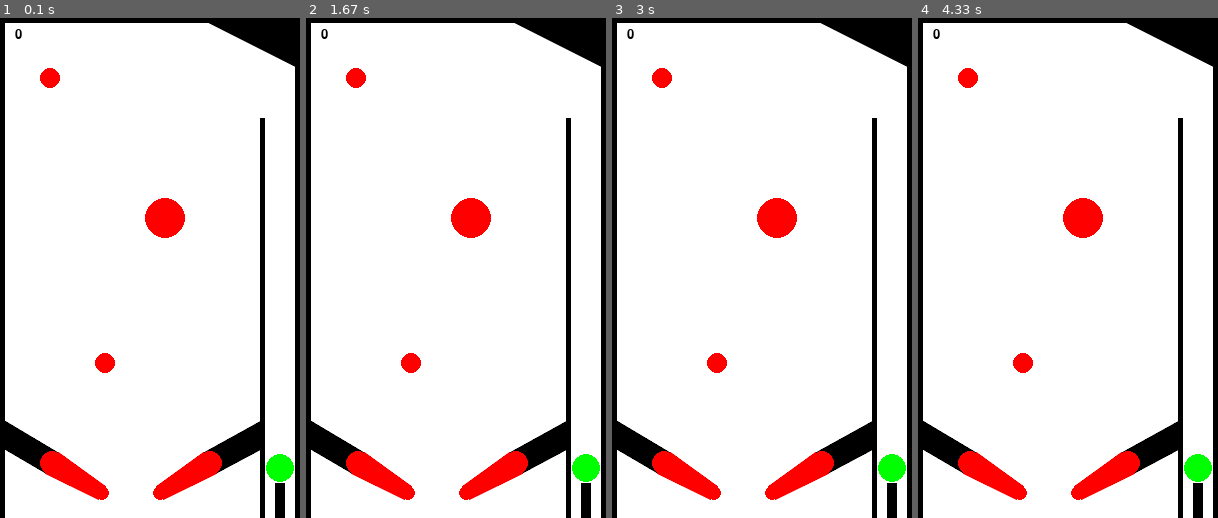
Above: before the commit, frames 1-4 (left to right).
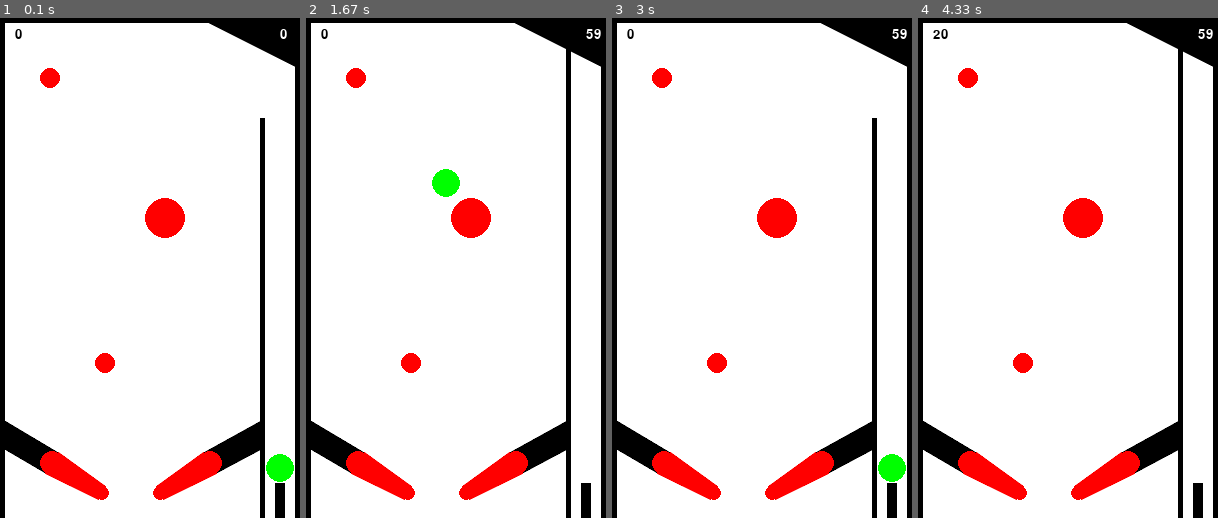
Above: after the commit, the same moments.

Repository: leordsong/pygame-pinball
Game: pygame game, started from pinball/__main__.py
The game is run twice, just before and just after one commit, with the same random seed, the same clock (stepped at 60 frames per second) and the same inputs.
Inputs (mouse positions are in pixels of both pictures, inside the frame that each line leads up to):
- Up to frame 1 (0.1 s): no input
- Up to frame 2 (1.67 s): click (552, 253) at 0.38 s; press the mouse at (552, 253) at 0.7 s; move the mouse to (558, 348) at 0.8 s; release the mouse at (564, 443) at 0.93 s; tap Z at 1 s; press the mouse at (552, 253) at 1.37 s; move the mouse to (498, 218) at 1.47 s; release the mouse at (447, 183) at 1.6 s
- Up to frame 3 (3 s): click (876, 458) at 1.75 s; tap F5 at 2.5 s; press the mouse at (858, 253) at 2.87 s; move the mouse to (816, 253) at 2.97 s
- Up to frame 4 (4.33 s): release the mouse at (1080, 248) at 3.1 s; press the mouse at (1164, 253) at 3.2 s; move the mouse to (1170, 318) at 3.3 s; release the mouse at (1176, 383) at 3.43 s; click (975, 453) at 3.55 s

The runs differ from the first frame. In frame 1, less than 0.1% of the frame differs, in the area x 93-96%, y 2-5%; in frame 2, 1.1%, in the area x 42-99%, y 2-93%; in frame 3, less than 0.1%; in frame 4, 0.8%.

Commit message:
Improve engine

Diff:
--- a/engine/Entity.py
+++ b/engine/Entity.py
@@ -52,6 +52,8 @@
 
     def revert(self):
         self.velocity = self._prev_velocity
+        self.transform.revert()
+        self.shape.update()
 
     def reset(self):
         pass
--- a/engine/PhysicsEngine.py
+++ b/engine/PhysicsEngine.py
@@ -1,7 +1,4 @@
-from enum import Enum
-
 from engine.Entity import Entity
-from engine.shapes import Shape
 
 
 class Contact:
@@ -12,19 +9,21 @@
         self.restitution = max(body_a.material.restitution, body_b.material.restitution)
 
     def resolve(self, delta_t):
+        t = 0
+        for i in range(1, 1001):
+            t = delta_t * i / 1000
+            self.body_a.update(t)
+            if self.body_a.collide(self.body_b):
+                break
+
         normal = self.body_a.get_contact_normal(self.body_b)
         if normal is None:
+            print("Cannot get normal for ", self.body_b.name)
             return
         delta_v = (-1 - self.restitution) * self.body_a.velocity.dot(normal)
         gm = delta_v * normal
         self.body_a.velocity = self.body_a.velocity + gm
-
-
-class ContactType(Enum):
-    CircleCircle = 0
-    CircleRect = 1
-    CirclePoly = 2
-    Unknown = -1
+        self.body_a.update(delta_t - t)
 
 
 def get_contacts(ball: Entity, static_bodies: [Entity]):
@@ -33,11 +32,3 @@
         if ball.collide(static):
             result.append(Contact(ball, static))
     return result
-
-
-def is_colliding(shape_a: Shape, shape_b: Shape):
-    return False
-
-
-def get_normal(shape_a: Shape, shape_b: Shape):
-    return False
--- a/engine/Transform.py
+++ b/engine/Transform.py
@@ -17,3 +17,6 @@
         is_2d_array(position)
         self._prev_position = self.position
         self.position = position
+
+    def revert(self):
+        self.position = self._prev_position
--- a/engine/shapes/Circle.py
+++ b/engine/shapes/Circle.py
@@ -28,21 +28,25 @@
             dist = np.linalg.norm(shape.transform.position - self.transform.position)
             return dist <= (self.r + shape.r)
         if isinstance(shape, Rectangle):
-            rect = Rectangle(shape.width + 2 * self.r, shape.height,
-                             Transform(shape.transform.position - np.array([self.r, 0])))
-            if rect.is_point_in_shape(self.transform.position):
-                return True
-            rect = Rectangle(shape.width, shape.height + 2 * self.r,
-                             Transform(shape.transform.position - np.array([0, self.r])))
-            if rect.is_point_in_shape(self.transform.position):
-                return True
-            for point in shape.points:
-                if self.is_point_in_shape(point):
-                    return True
-            return False
+            point = self._find_closet_point_to_rect(shape)
+            dist = np.linalg.norm(point - self.transform.position)
+            return dist <= self.r
         if isinstance(shape, ConvexPolygon):
             return shape.is_point_in_shape(self.transform.position) or self._edges_cross_circle(shape.points)
         raise Exception("Unknown shape: " + str(shape))
+
+    def _find_closet_point_to_rect(self, rect: Rectangle):
+        x, y = self.transform.position
+        x_t, y_t = rect.transform.position
+        if x < x_t:
+            x = x_t
+        elif x > (x_t + rect.width):
+            x = x_t + rect.width
+        if y < y_t:
+            y = y_t
+        elif y > (y_t + rect.height):
+            y = y_t + rect.height
+        return np.array([x, y])
 
     def is_point_in_shape(self, point: np.ndarray) -> bool:
         is_2d_array(point)
@@ -58,35 +62,60 @@
         return False
 
     def _edge_cross_circle(self, p1: np.ndarray, p2: np.ndarray):
-        d: np.ndarray = p2 - p1
-        f: np.ndarray = p1 - self.transform.position
+        # check if the vertexes are in the circle
+        if self.is_point_in_shape(p1):
+            return True
+        if self.is_point_in_shape(p2):
+            return True
+        # check if center is projected on the edge
+        p = self._project_to_edge(p1, p2)
+        if p is None:
+            return False
+        # check the distance is smaller than r
+        dist = np.linalg.norm(p - self.transform.position)
+        return dist <= self.r
 
-        a = d.dot(d)
-        b = 2 * f.dot(d)
-        c = f.dot(f) - self.r ** 2
-        discriminant = b ** 2 - 4 * a * c
-        if discriminant < 0:
-            return False
-        discriminant = math.sqrt(discriminant)
-        t1 = (-b - discriminant) / (2 * a)
-        t2 = (-b + discriminant) / (2 * a)
-        return 0 <= t1 <= 1 or 0 <= t2 <= 1
+    def _project_to_edge(self, p1: np.ndarray, p2: np.ndarray):
+        # draw a perpendicular line onto to the edge
+        p12 = p2 - p1
+        p1c = self.transform.position - p1
+        length = np.linalg.norm(p12)
+        dot_value = p1c.dot(p12) / length ** 2
+        p = p1 + dot_value * p12
+        # check the point is between vertexes
+        if (p[0] < p1[0] and p[0] < p2[0]) or (p[0] > p1[0] and p[0] > p2[0]):
+            return None
+        if (p[1] < p1[1] and p[1] < p2[1]) or (p[1] > p1[1] and p[1] > p2[1]):
+            return None
+        return p
 
     def get_normal(self, shape: Shape):
         if isinstance(shape, Circle):
             vector = self.transform.position - shape.transform.position
-            dist = np.linalg.norm(shape.transform.position - self.transform.position)
+            dist = np.linalg.norm(vector)
+            return vector / dist
+        if isinstance(shape, Rectangle):
+            point = self._find_closet_point_to_rect(shape)
+            vector = self.transform.position - point
+            dist = np.linalg.norm(vector)
             return vector / dist
         if isinstance(shape, ConvexPolygon):
             edges = shape.points.shape[0]
             points_prime = np.append(shape.points, shape.points[0].reshape((1, 2)), axis=0)
+            points = []
+            distances = []
             for i in range(edges):
-                if self._edge_cross_circle(points_prime[i], points_prime[i + 1]):
-                    edge = points_prime[i] - points_prime[i + 1]
-                    normal = np.array([-edge[1], edge[0]]) / np.linalg.norm(edge)
-                    pc = self.transform.position - points_prime[i]
-                    if pc.dot(normal) < 0:
-                        normal = -normal
-                    return normal
-            return None
+                points.append(points_prime[i])
+                distances.append(np.linalg.norm(points_prime[i] - self.transform.position))
+                point = self._project_to_edge(points_prime[i], points_prime[i + 1])
+                if point is not None:
+                    vector = self.transform.position - point
+                    dist = np.linalg.norm(vector)
+                    points.append(point)
+                    distances.append(dist)
+            index: int = np.argmin(distances)
+            point = points[index]
+            vector = self.transform.position - point
+            dist = np.linalg.norm(vector)
+            return vector/dist
         raise Exception("Unknown shape: " + str(shape))
--- a/pinball/Ball.py
+++ b/pinball/Ball.py
@@ -22,11 +22,6 @@
             return entity.collide_ball(self)
         return super(Ball, self).collide(entity)
 
-    def get_contact_normal(self, entity: Entity):
-        if isinstance(entity, Flipper):
-            return entity.get_contact_normal_ball(self)
-        return super(Ball, self).get_contact_normal(entity)
-
     def reset(self):
         is_2d_array(self.original_position)
         self.transform.position = self.original_position
--- a/pinball/Flipper.py
+++ b/pinball/Flipper.py
@@ -6,80 +6,76 @@
 from engine.shapes import Circle, ConvexPolygon
 from engine import Transform, Material
 from engine.Entity import Entity
-from utils import is_2d_array
 
 
 class Flipper(Entity):
 
-    def __init__(self, center: np.ndarray, head: np.ndarray, angle: float, material: Material, name="Flipper",
-                 center_r: float = 12.0, head_r: float = 7.0, left=True):
-        super().__init__(Circle(center_r, Transform(center)), material, 100, name=name)
+    def __init__(self, center: np.ndarray, head_pos: np.ndarray, angle: float, material: Material, name="Flipper",
+                 center_r: float = 12.0, head_r: float = 7.0):
         assert type(angle) is float
-        is_2d_array(head)
-        rotated_head = self._rotate(center, head, angle)
-        self.original_head = Circle(head_r, Transform(head))
-        self.rotated_head = Circle(head_r, Transform(rotated_head))
 
-        original_points = self._calculate_points(center, center_r, head, head_r)
-        rotated_points = self._calculate_points(center, center_r, rotated_head, head_r)
-        self.original_body = ConvexPolygon(original_points, Transform(center))
-        self.rotated_body = ConvexPolygon(rotated_points, Transform(center))
+        self.head = Circle(head_r, Transform(head_pos))
+        self.body = ConvexPolygon(self._calculate_points(center, center_r, head_pos, head_r), Transform(center))
+        self.tail = Circle(center_r, Transform(center))
+        super().__init__(self.tail, material, 100, name=name)
 
-        points = np.array([rotated_points[0], original_points[1], rotated_points[2], original_points[3]]) if left \
-            else np.array([original_points[0], rotated_points[1], original_points[2], rotated_points[3]])
-        self.whole_body = ConvexPolygon(points, Transform(center))
-
+        self.angle = angle
+        self.center = center
+        self.head_position = head_pos
         self.state = False
-        self.prev_state = 0
+        self.prev_time = 0
+        self.step = 0
+        self.max_step = 20
 
     def rotate(self, active: bool):
-        if not self.state:
-            self.prev_state = pygame.time.get_ticks()
+        if active != self.state:
+            self.prev_time = pygame.time.get_ticks()
         self.state = active
 
     def reset(self):
-        self.rotate(False)
-
-    def is_active(self):
-        active = pygame.time.get_ticks() - self.prev_state < 200
-        if active:
-            self.material.restitution = 1.5
-        else:
-            self.material.restitution = 0.9
+        self.step = 0
+        self.state = False
+        self.prev_time = 0
 
     def collide_ball(self, ball) -> bool:
-        if self.is_active():
-            return ball.shape.collide(self.whole_body) or ball.shape.collide(self.rotated_head) \
-                   or ball.shape.collide(self.shape)
-        elif self.state:
-                return ball.shape.collide(self.rotated_body) or ball.shape.collide(self.rotated_head) \
-                       or ball.shape.collide(self.shape)
+        if ball.shape.collide(self.head):
+            self.shape = self.head
+            self.material.restitution = 1.5 if self.state else 0.9
+            return True
+        elif ball.shape.collide(self.body):
+            self.shape = self.body
+            self.material.restitution = 1.2 if self.state else 0.9
+            return True
+        elif ball.shape.collide(self.tail):
+            self.shape = self.tail
+            self.material.restitution = 0.9
+            return True
+        return False
+
+    def update(self, delta_time: float):
+        if self.state:
+            if self.step == self.max_step:
+                return
+            delta_time = pygame.time.get_ticks() - self.prev_time
+            steps = int(delta_time / 10)
+            self.step = self.step + steps
+            if self.step > self.max_step:
+                self.step = self.max_step
         else:
-            return ball.shape.collide(self.original_body) or ball.shape.collide(self.original_head) \
-                   or ball.shape.collide(self.shape)
+            if self.prev_time <= 0 or self.step == 0:
+                return
+            delta_time = pygame.time.get_ticks() - self.prev_time
+            steps = int(delta_time / 10)
+            self.step = self.step - steps
+            if self.step < 0:
+                self.step = 0
 
-    def get_contact_normal_ball(self, ball) -> bool:
-        if self.is_active():
-            if ball.shape.collide(self.rotated_head):
-                return ball.shape.get_normal(self.rotated_head)
-            if ball.shape.collide(self.shape):
-                return ball.shape.get_normal(self.shape)
-            elif ball.shape.collide(self.whole_body):
-                return ball.shape.get_normal(self.whole_body)
-        elif self.state:
-            if ball.shape.collide(self.rotated_head):
-                return ball.shape.get_normal(self.rotated_head)
-            if ball.shape.collide(self.shape):
-                return ball.shape.get_normal(self.shape)
-            elif ball.shape.collide(self.whole_body):
-                return ball.shape.get_normal(self.rotated_body)
-        else:
-            if ball.shape.collide(self.original_head):
-                return ball.shape.get_normal(self.rotated_head)
-            if ball.shape.collide(self.shape):
-                return ball.shape.get_normal(self.shape)
-            elif ball.shape.collide(self.original_body):
-                return ball.shape.get_normal(self.rotated_body)
+        angle = self.angle * self.step / self.max_step
+        head_position = self.head_position if angle == 0 else self._rotate(self.center, self.head_position, angle)
+        self.head.transform.update(head_position)
+        points = self._calculate_points(self.center, self.tail.r, head_position, self.head.r)
+        self.body.points = points
+
 
     @staticmethod
     def _calculate_points(center, center_r, head, head_r):
@@ -106,10 +102,6 @@
         return origin + np.array([qx, qy])
 
     def draw(self, screen):
-        if self.state:
-            self.rotated_head.render(screen, self.material)
-            self.rotated_body.render(screen, self.material)
-        else:
-            self.original_head.render(screen, self.material)
-            self.original_body.render(screen, self.material)
-        self.shape.render(screen, self.material)
+        self.head.render(screen, self.material)
+        self.body.render(screen, self.material)
+        self.tail.render(screen, self.material)
--- a/pinball/__main__.py
+++ b/pinball/__main__.py
@@ -77,7 +77,7 @@
                                     flipper_material, 'LeftFlipper')
         self.right_flipper = Flipper(np.array([self.width - 90, self.height - 55]),
                                      np.array([self.width - 140, self.height - 25]), math.pi / 4,
-                                     flipper_material, 'RightFlipper', left=False)
+                                     flipper_material, 'RightFlipper')
 
     def handle_actions(self):
         for event in pygame.event.get():
@@ -102,20 +102,25 @@
                 if event.key == K_m:
                     self.right_flipper.rotate(False)
 
+            if event.type == pygame.MOUSEBUTTONUP:
+                pos = pygame.mouse.get_pos()
+                self.ball.transform.position = np.array([pos[0], pos[1]])
+
     def step(self, delta_time):
         if self.game_over:
             self.last_game_over = True
         self.ball.update(delta_time)
+        self.left_flipper.update(delta_time)
+        self.right_flipper.update(delta_time)
 
-        static_group = [self.left_flipper, self.right_flipper, self.valve] + self.walls + self.bumpers
+        static_group = self.walls + self.bumpers + [self.valve, self.left_flipper, self.right_flipper]
         # Check contacts
         contacts = get_contacts(self.ball, static_group)
         if len(contacts) > 0:
             self.ball.revert()
         for contact in contacts:
+            print(contact.body_b.name)
             contact.resolve(delta_time)
-        if len(contacts) > 0:
-            self.ball.update(delta_time / 2)
 
         if self.ball.transform.position[1] >= self.height:
             self.game_over = True
@@ -139,6 +144,8 @@
 
         score_text = self.text_font.render(str(int(self.score)), True, THECOLORS['black'])
         self.screen.blit(score_text, (15, 10))
+        fps_text = self.text_font.render(str(int(self.clock.get_fps())), True, THECOLORS['white'])
+        self.screen.blit(fps_text, (self.width - 20, 10))
         if self.game_over:
             game_over_text = self.text_font2.render("Game Over", True, THECOLORS['black'])
             self.screen.blit(game_over_text, (self.width / 2 - 60, self.height / 2))
--- a/rl/__main__.py
+++ b/rl/__main__.py
@@ -59,9 +59,15 @@
         return self.display
 
     def render(self):
-        super().render()
-        fps_text = self.text_font.render(str(int(self.clock.get_fps())), True, THECOLORS['white'])
-        self.screen.blit(fps_text, (self.width - 20, 10))
+        self.screen.fill(self.background)
+        self.ball.draw(self.screen)
+        self.valve.draw(self.screen)
+        for w in self.walls:
+            w.draw(self.screen)
+        for w in self.bumpers:
+            w.draw(self.screen)
+        self.left_flipper.draw(self.screen)
+        self.right_flipper.draw(self.screen)
 
     def reset(self):
         super().reset()
